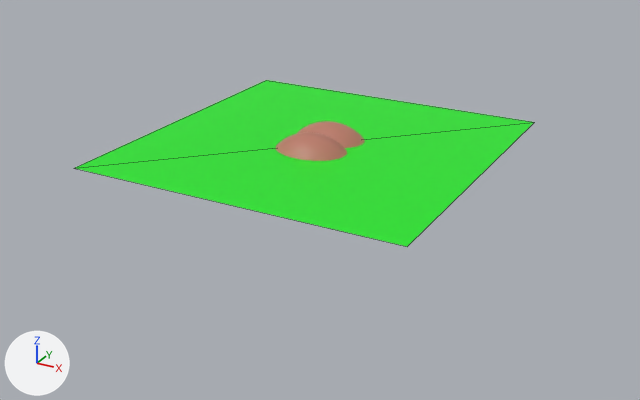
An edit to the glTF model src/models/ass.glb, drawn before and after from the same camera.
Both versions are drawn from a 50 mm lens placed at (36.5, -66.3, 27.6), pointed at (0.8, -1.4, -4.9). The axes (+X, +Y, +Z) are drawn at lower left. The lights are the same throughout. Mesh edges are drawn as thin lines on the coarser meshes. Where no turn or scale is listed for an object, it has been applied to the vertices.

In view in the first picture: 'Ass', 'Plane'.
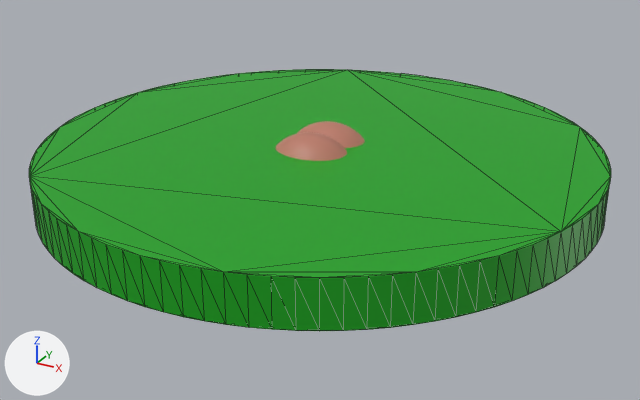
Commit message: add cylinder

Patch to the scene script:
```diff
--- a/src/models/ass.glb.py
+++ b/src/models/ass.glb.py
@@ mat_material_003 @@
+mat_material_003 = principled_material('Material.003')
+mat_material_003.base_color = (0.00497, 0.364, 0.00756)  # green #0fa315
@@ me_cylinder_002 @@
+me_cylinder_002.from_pydata(...)  # 200 vertices, 396 faces; spans x -25.2..25.2, y -25.2..25.2, z -2.0..2.0
+me_cylinder_002.materials.append(mat_material_003)  # green #0fa315
@@ ob_plane @@
-ob_plane = bpy.data.objects.new('Plane', me_plane)
-ob_plane.location = (0.0, 0.0, 0.0)
@@ ob_cylinder_001 @@
+ob_cylinder_001 = bpy.data.objects.new('Cylinder.001', me_cylinder_002)
+ob_cylinder_001.location = (0.0, 0.0, -2.0)
```

Location of each change, (x1, y1, x2, y2) in pixels of the pictures (640 x 400 px):
'Cylinder.001', added (green): after (29, 69, 611, 331)
'Plane', deleted (green): before (75, 80, 534, 247)
